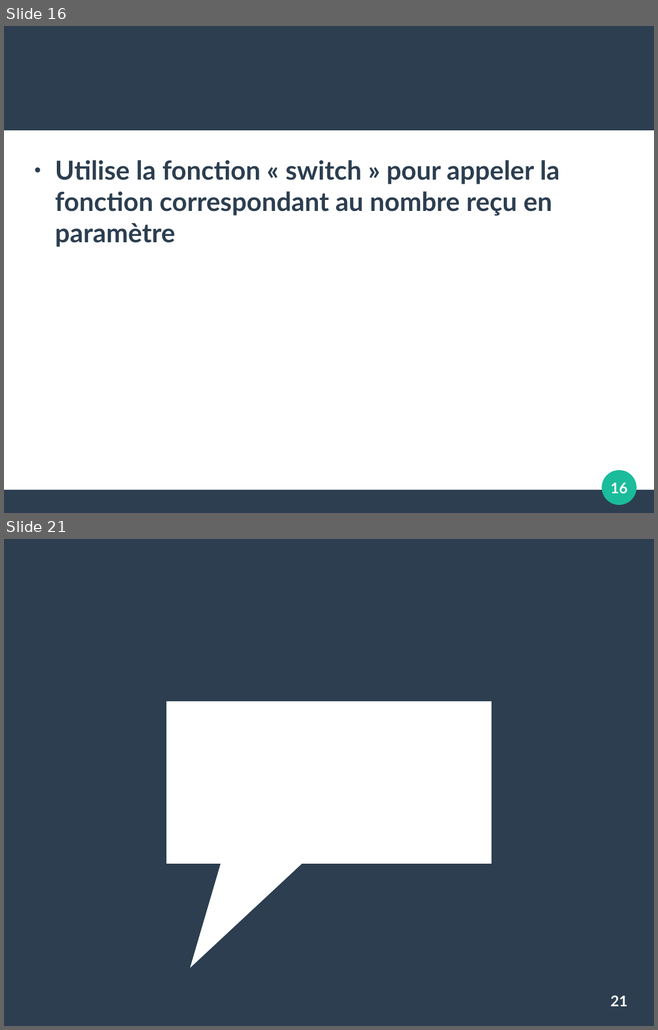
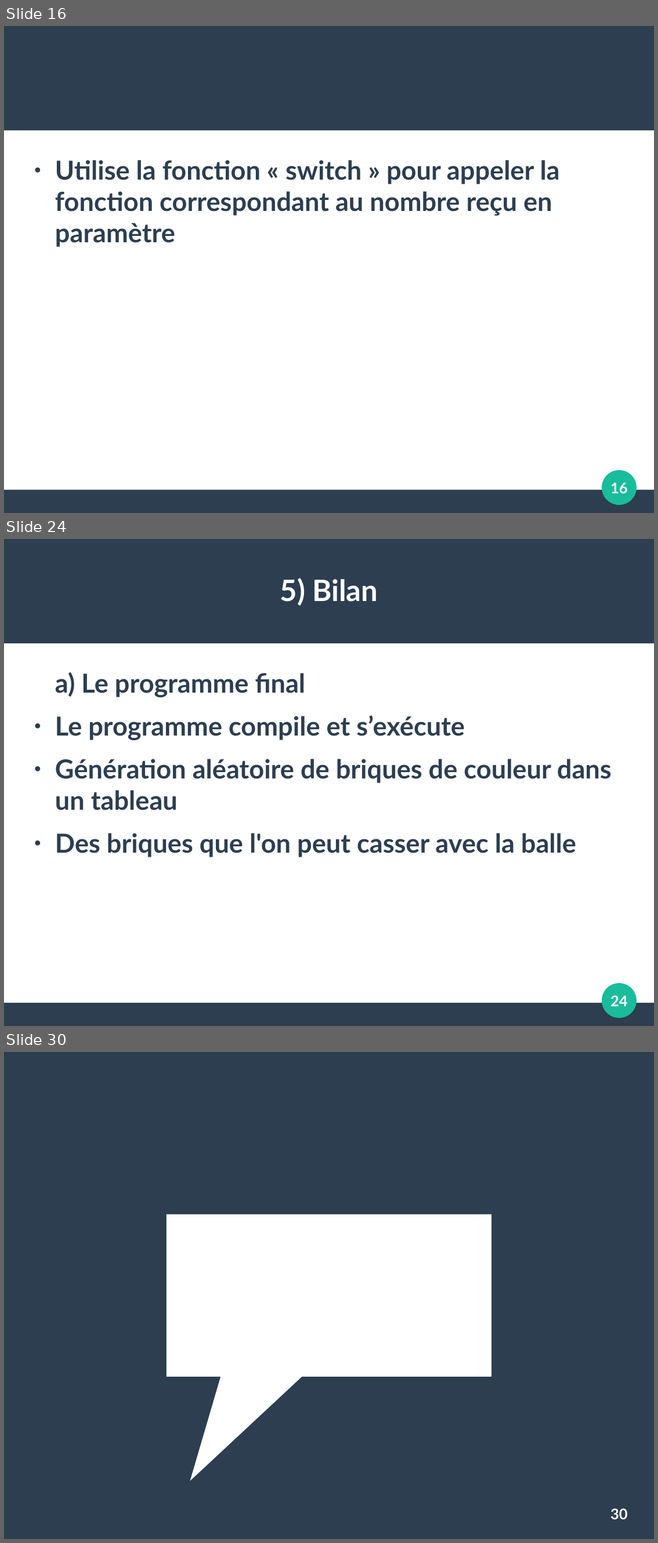
Before and after one commit to chuchodal/bbgeo_remake, a slide deck: projet_disn.odp. Shown one above the other, each under a label of ours: slides 16 and 21 before the commit, slides 16, 24 and 30 after it; the slides between them are not shown. The pictures are 658x1030 and 658x1543 pixels, drawn with LibreOffice and Linux fonts; fonts in the diff are those of the drawing. Boxes give left, top, right and bottom in pixels: in the first picture for what was removed or moved away, otherwise in the second. Text is boxed around its words. In the diff, an @@ line names an element or a change of style, - is before the commit and + after.

```diff
--- a/projet_disn.odp
+++ b/projet_disn.odp
@@ slide 24 added at (4, 539, 654, 1026), background #FFFFFF; not listed: 3 template elements that a slide beside it also shows @@
@@ title added at (280, 578, 378, 606), 36 pt, text #FFFFFF, bold @@
+5) Bilan
@@ text added at (55, 672, 611, 857), 32 pt, text #2C3E50, bold @@
+a) Le programme final
+● Le programme compile et s’exécute
+● Génération aléatoire de briques de couleur dans un tableau
+● Des briques que l'on peut casser avec la balle
@@ page number added at (610, 995, 627, 1006), 18 pt, text #FFFFFF, bold @@
+24
@@ what was slide 21 is now slide 30 @@
@@ page number at (610, 1508, 627, 1519): text changed @@
-21
+30
```
Also in this commit, not shown: 3 slides changed, 10 other slides added, 2 slides removed.
